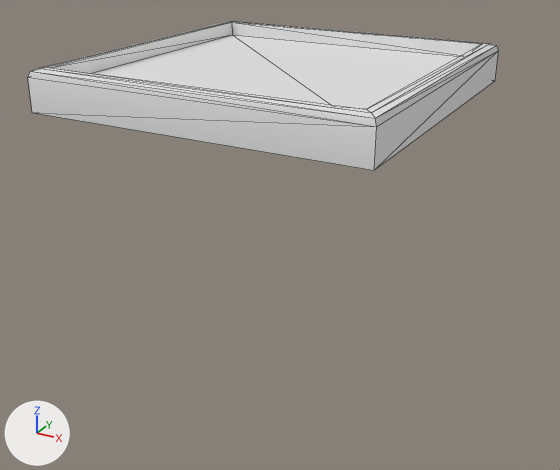
The OBJ model cosmodrone/assets/station-parts/generated/freight_dock.obj: old version first, new version second.
Camera for both pictures: a 50 mm camera at (0.171, -0.934, 0.253) aimed at (0.003, -0.628, 0.1). Arrows for +X, +Y and +Z are at lower left; the lights stay in place. Mesh edges are drawn as thin lines. Where no turn or scale is listed for an object, it has been applied to the vertices.

The first picture shows 'Freight_Dock_Cube.007'.
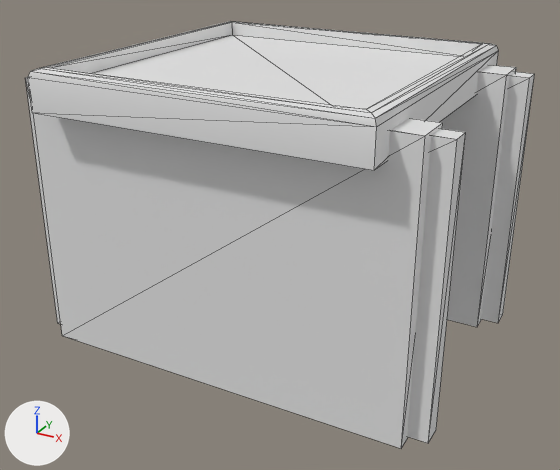
Scene script edits in JSON lines:
```json
{"block": "me_freight_dock_cube_007", "where": "me_freight_dock_cube_007.from_pydata(...)  # 24 vertices, 44 faces; spans x -0.079..0.079, y -0.699..-0.542, z 0.168..0.187"}
{"block": "me_freight_dock_cube_007", "where": "# used by ob_freight_dock_cube_007; location = (0.0, 0.0, 0.0)"}
{"block": "me_freight_dock_cube_007", "change": "me_freight_dock_cube_007 part 1: a new loose piece, a box spanning x -0.1..0.1, y -0.68..-0.67, z 0.049..0.177"}
{"block": "me_freight_dock_cube_007", "change": "me_freight_dock_cube_007 part 2: a new loose piece, a box spanning x -0.091..0.091, y -0.687..-0.668, z 0.047..0.178"}
{"block": "me_freight_dock_cube_007", "change": "me_freight_dock_cube_007 part 3: a new loose piece, a box spanning x -0.1..0.1, y -0.57..-0.56, z 0.049..0.177"}
{"block": "me_freight_dock_cube_007", "change": "me_freight_dock_cube_007 part 4: a new loose piece, a box spanning x -0.091..0.091, y -0.576..-0.557, z 0.047..0.178"}
```

Changed parts and their boxes (x1, y1, x2, y2) in the pictures (560 x 470 px):
```json
{"object": "Freight_Dock_Cube.007", "change": "reshaped", "before": [28, 21, 499, 170], "after": [25, 21, 535, 448], "on screen": "8% wider, 185% taller"}
{"part": 1, "of": "me_freight_dock_cube_007", "change": "added", "after": [25, 77, 466, 443]}
{"part": 2, "of": "me_freight_dock_cube_007", "change": "added", "after": [33, 113, 443, 448]}
{"part": 3, "of": "me_freight_dock_cube_007", "change": "added", "after": [481, 72, 535, 323]}
{"part": 4, "of": "me_freight_dock_cube_007", "change": "added", "after": [440, 65, 516, 327]}
```
